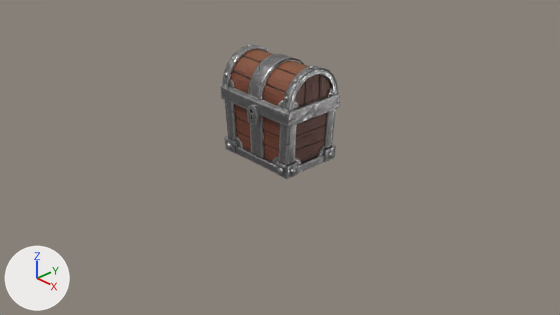
The Blender file models/Mimic.blend as it was, and as the next commit left it.
Rendered twice from the file's camera 'Camera'. The axes (+X, +Y, +Z) are drawn at lower left. The lights are the same throughout.

The first picture shows 'base_low.002', 'tampa_low.003'.
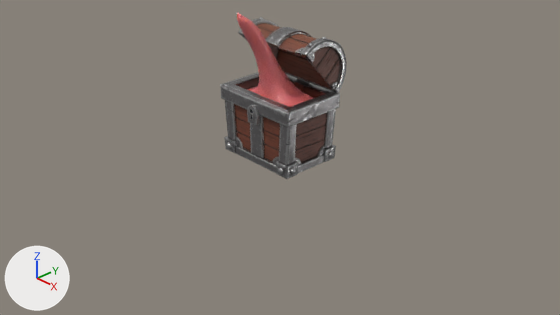
Commit message: Basic mimic's tongue

Edits to the bpy script that builds the scene:
```text
Add mat_tongues_material_procedural:
    mat_tongues_material_procedural = bpy.data.materials.new('Tongues material procedural')
    # nodes: BsdfPrincipled, Bump, Gamma, Mapping, OutputMaterial, TexCoord, TexVoronoi, ValToRGB
    # colours: red #e76e70, black #000000, white #ffffff
Add me_sphere:
    me_sphere.from_pydata(...)  # 290 vertices, 276 faces; spans x -0.7..0.69, y -0.91..0.44, z -1.0..1.19
    me_sphere.polygons.foreach_set('use_smooth', [True] * 276)
    me_sphere.materials.append(mat_tongues_material_procedural)
Change ob_tampa_low_003:
    ob_tampa_low_003.rotation_euler: (0.0, -0.000465, 0.0) -> (-0.833, -0.000313, 0.000344)  # degrees (0, 0, 0) -> degrees (-48, 0, 0)
Add ob_tongue:
    ob_tongue = bpy.data.objects.new('Tongue', me_sphere)
    ob_tongue.location = (0.0, 0.0, 1.267)
    ob_tongue.scale = (0.803, 0.803, 0.803)
```

Where the change shows, as pixel boxes (x1, y1, x2, y2) in the pictures (560 x 315 px):
'tampa_low.003', turned: before (223, 44, 338, 112); after (238, 17, 347, 93)
'Tongue', added: after (237, 13, 313, 107)
